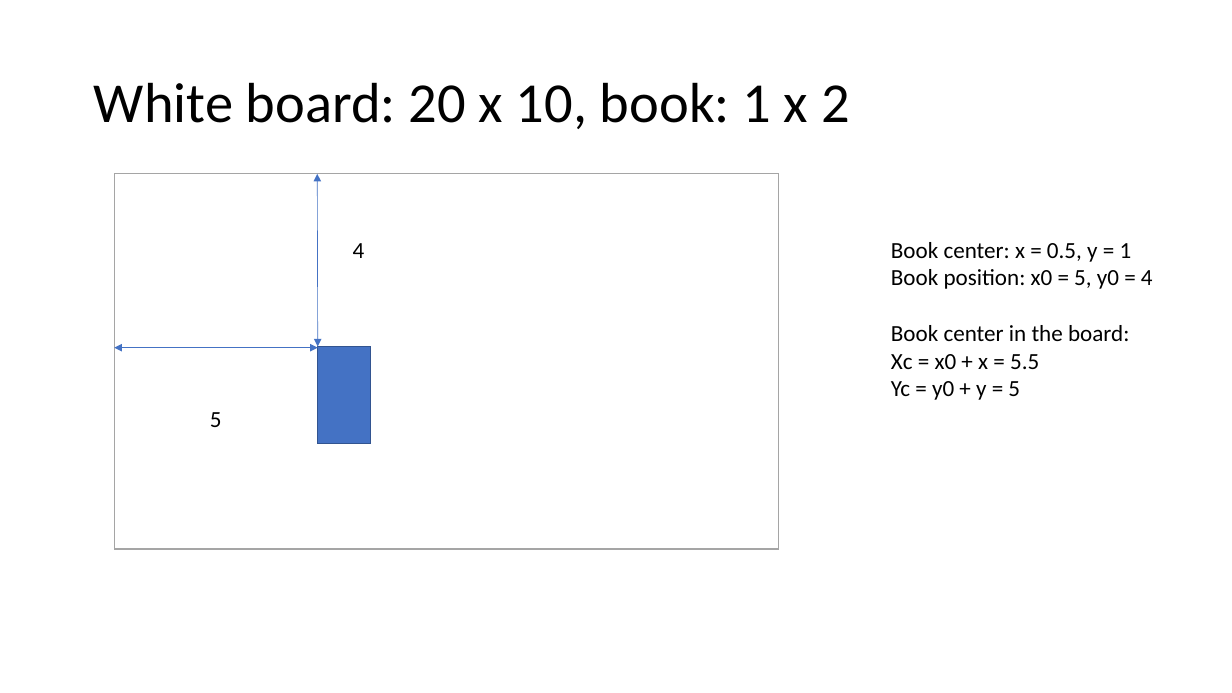
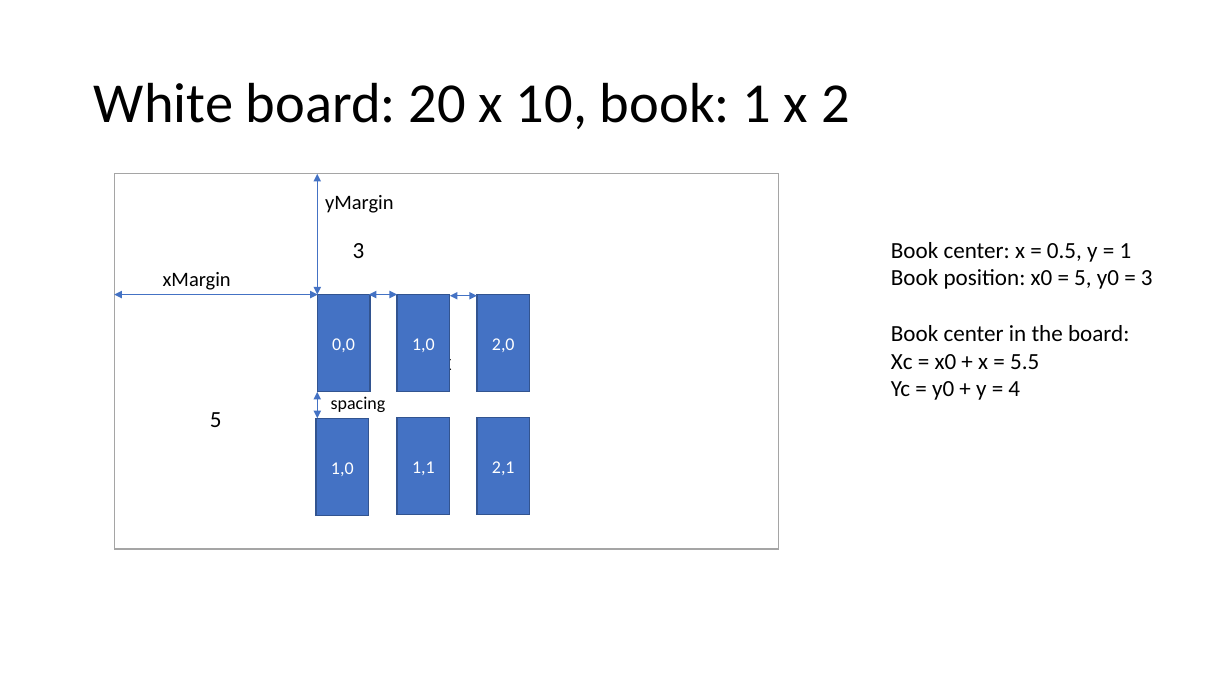
Before and after one commit to brianwhu/fun-in-js, a slide deck: slide 25 of documents/DataStructures.pptx. Drawn at 1232x693 pixels with LibreOffice and Linux fonts; fonts in the diff are those of the drawing. Boxes give left, top, right and bottom in pixels: in the first picture for what was removed or moved away, otherwise in the second. Text is boxed around its words. In the diff, an @@ line names an element or a change of style, - is before the commit and + after.

```diff
--- a/documents/DataStructures.pptx
+++ b/documents/DataStructures.pptx
@@ double arrow moved from (318, 347) - (317, 174) to (317, 295) - (317, 174) @@
@@ text added at box(325, 195, 394, 213), 16 pt, text #000000 @@
+yMargin
@@ text at box(353, 243, 365, 258): text changed @@
-4
+3
@@ text at box(891, 269, 1153, 289): text changed @@
-Book position: x0 = 5, y0 = 4
+Book position: x0 = 5, y0 = 3
@@ double arrow moved from (115, 348) - (318, 348) to (115, 295) - (318, 295) @@
@@ text added at box(163, 272, 231, 290), 16 pt, text #000000 @@
+xMargin
@@ rectangle "0,0": place and size @@
-rectangle "0,0" at box(318, 347, 371, 444)
+rectangle "0,0" at box(317, 295, 370, 392)
@@ double arrow added from (369, 295) to (397, 295), #4472C4 0.5 pt @@
@@ rectangle added at box(397, 295, 450, 392), fill #4472C4, outline #325491 1 pt, 14 pt, text #FFFFFF @@
+1,0
@@ double arrow added from (450, 296) to (477, 296), #4472C4 0.5 pt @@
@@ rectangle added at box(477, 295, 530, 392), fill #4472C4, outline #325491 1 pt, 14 pt, text #FFFFFF @@
+2,0
@@ text in rectangle at box(332, 338, 355, 352): text added @@
+0,0
@@ text in rectangle at box(442, 351, 452, 377): text added @@
+x
@@ text at box(891, 381, 1020, 400): text changed @@
-Yc = y0 + y = 5
+Yc = y0 + y = 4
@@ rectangle added at box(316, 419, 369, 516), fill #4472C4, outline #325491 1 pt, 14 pt, text #FFFFFF @@
+1,0
@@ double arrow added from (317, 419) to (317, 392), #4472C4 0.5 pt @@
@@ text added at box(331, 396, 386, 412), 14 pt, text #000000 @@
+spacing
@@ rectangle added at box(397, 418, 450, 515), fill #4472C4, outline #325491 1 pt, 14 pt, text #FFFFFF @@
+1,1
@@ rectangle added at box(477, 418, 530, 515), fill #4472C4, outline #325491 1 pt, 14 pt, text #FFFFFF @@
+2,1
```
Also in this commit, not shown: 1 other slide changed, 2 slides added, 9 other files.
